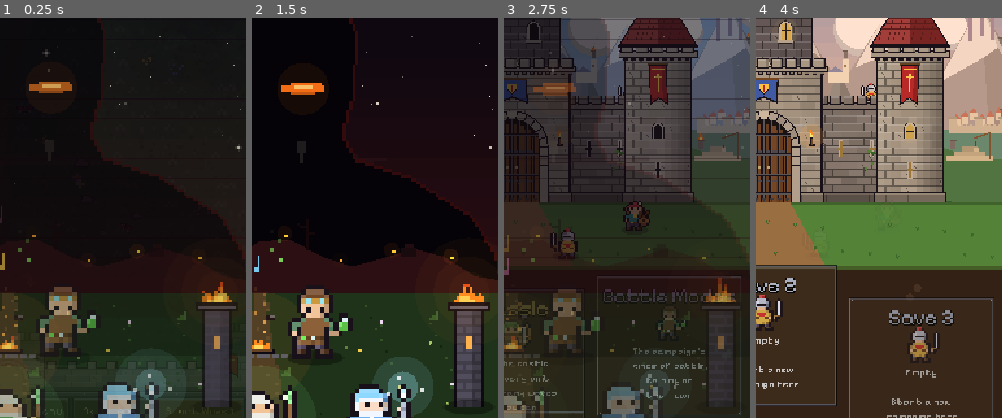
Above: before the commit, frames 1-4 (left to right).
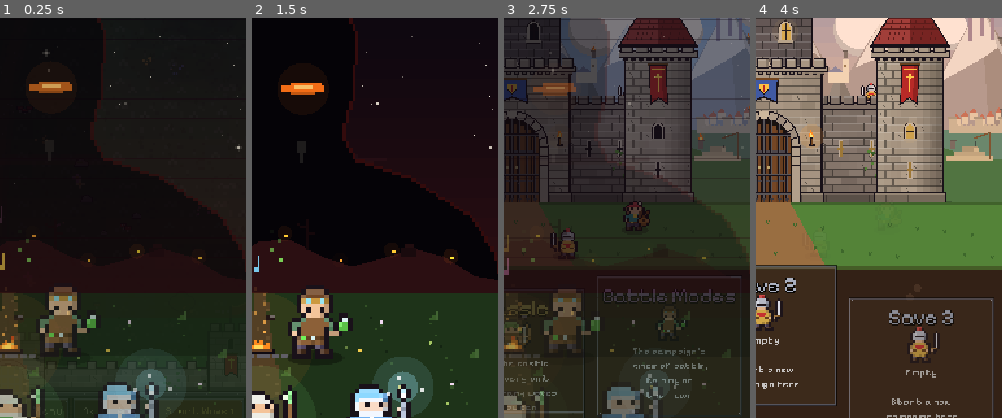
Above: after the commit, the same moments.

Repository: JaydonDiaz/Hold_The_Line
Game: Godot game, scene res://main.tscn
Two runs of this game, one before a commit and one after it. Both use one fixed random seed, a clock stepped at 60 frames per second and the inputs below.
Inputs:
- Up to frame 1 (0.25 s): no input
- Up to frame 2 (1.5 s): click "Start Wave 1" at 0.5 s; click "Start Wave 1" at 1.25 s
- Up to frame 3 (2.75 s): click "Start Game" at 2 s
- Up to frame 4 (4 s): click "Campaign" at 2.75 s; click "Campaign" at 3.5 s
The pictures show only the part of the screen within x 48-98%, y 27-77%; the shares and areas given below are measured in that part.

The runs differ from the first frame. In frame 1, 2.6% of the frame differs, in the area x 80-96%, y 66-98%; in frame 2, 3.7%, in the area x 78-97%, y 63-98%; in frame 3, 1.4%; in frame 4, nothing differs.

Commit message:
The start screen: no beacon tower (the troops stood taller than it, and a taller one would cover the Ogre King)
Co-Authored-By: Claude Opus 5.5 <noreply@anthropic.com>

Diff:
--- a/scripts/splash_art.gd
+++ b/scripts/splash_art.gd
@@ -5,9 +5,8 @@
 ## life of its own: breathing, the Mage's and Frost Witch's staves glowing, the Healer's
 ## aura, the Bard's notes drifting up, the Alchemist's flask fizzing. Round them: a crescent
 ## moon and drifting cloud; his host's torches, tents and banners along the hills; mist at
-## their foot; the Line's camp on the field: a campfire, its blue-and-gold standard, and
-## Ashwatch's beacon burning on its tower, the first light of the Line; a path, grass,
-## stones and flowers.
+## their foot; the Line's camp on the field: a campfire, a tent, its blue-and-gold
+## standard, supplies; a path, grass, stones and flowers.
 
 const Sprites = preload("res://scripts/sprites.gd")
 const W := 640.0
@@ -57,7 +56,6 @@
 	_field()
 	_tent(Vector2(66, 708))
 	_supplies(Vector2(560, 968))
-	_beacon_tower(Vector2(592, 788))
 	_standard(Vector2(52, 920))
 	_campfire(Vector2(320, 716))
 	for tr in TROOPS:
@@ -185,24 +183,6 @@
 				_px(p.x, p.y + 4, 4, 4, Color(0.2, 0.32, 0.15))
 
 
-## Ashwatch's beacon on its stone tower, burning: the first light of the Line.
-func _beacon_tower(foot: Vector2) -> void:
-	var stone := Color(0.32, 0.3, 0.36)
-	_px(foot.x - 20, foot.y - 128, 40, 128, OUTLINE)
-	_px(foot.x - 16, foot.y - 124, 32, 124, stone)
-	for y in range(int(foot.y) - 120, int(foot.y), 12):
-		_px(foot.x - 16, y, 32, 4, stone.darkened(0.2))
-		_px(foot.x - 8 + (y / 12 % 2) * 12, y + 4, 4, 8, stone.darkened(0.2))
-	_px(foot.x + 4, foot.y - 124, 12, 124, Color(0, 0, 0, 0.2))
-	_px(foot.x - 4, foot.y - 92, 8, 16, Color(1.0, 0.7, 0.3))   # a lit slit window
-	_px(foot.x - 28, foot.y - 136, 56, 12, OUTLINE)
-	_px(foot.x - 24, foot.y - 132, 48, 4, stone.lightened(0.1))
-	_flame_px(Vector2(foot.x, foot.y - 136), 1.4)
-	for r in [70.0, 46.0, 26.0]:
-		draw_circle(Vector2(foot.x, foot.y - 150), r, Color(1.0, 0.55, 0.15, 0.03 + 0.01 * sin(t * 5.0)))
-	draw_texture_rect(Sprites.shadow(), Rect2(foot + Vector2(-34, -10), Vector2(68, 20)), false, Color(0, 0, 0, 0.35))
-
-
 ## A fire in pixel blocks: a few tongues of flame flickering at `base`, `s` its size.
 func _flame_px(base: Vector2, s: float) -> void:
 	# Tongues that taper as they rise: the middle ones tallest, a hot core low down.
@@ -231,7 +211,7 @@
 	draw_texture_rect(Sprites.shadow(), Rect2(foot + Vector2(-56, -8), Vector2(112, 16)), false, Color(0, 0, 0, 0.3))
 
 
-## Supplies stacked under the beacon: crates and a barrel.
+## The camp's supplies: crates and a barrel.
 func _supplies(foot: Vector2) -> void:
 	var wood := Color(0.45, 0.3, 0.16)
 	for c in [[-28, 0, 28], [4, 0, 24], [-16, -24, 24]]:
